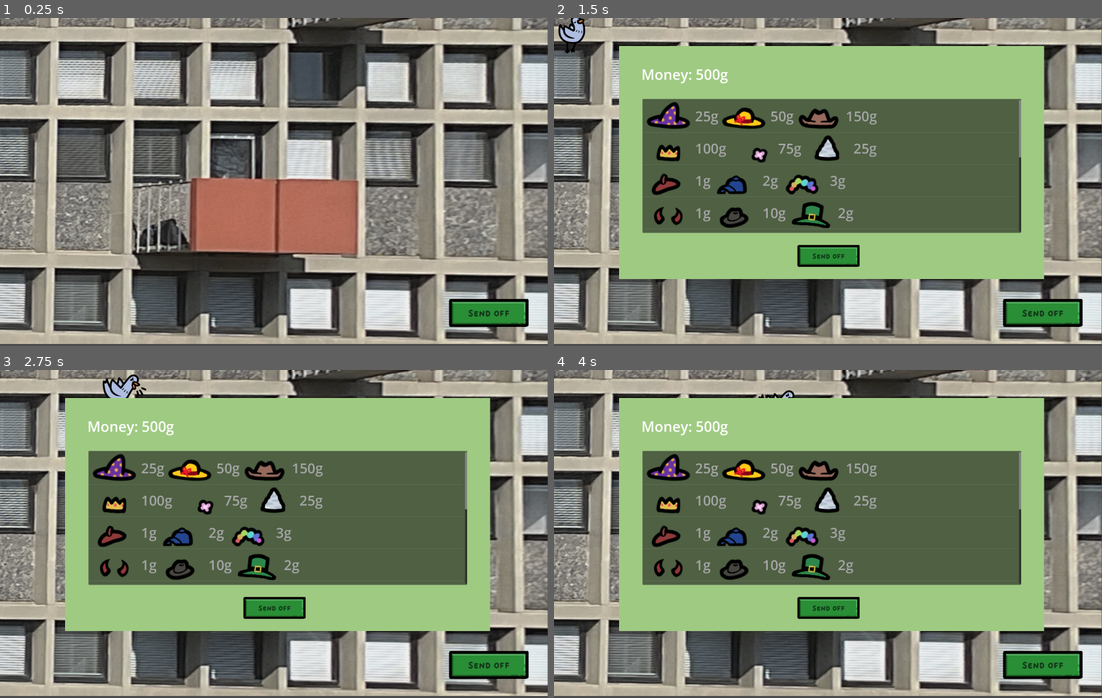
Above: before the commit, frames 1-4 (two rows, left to right).
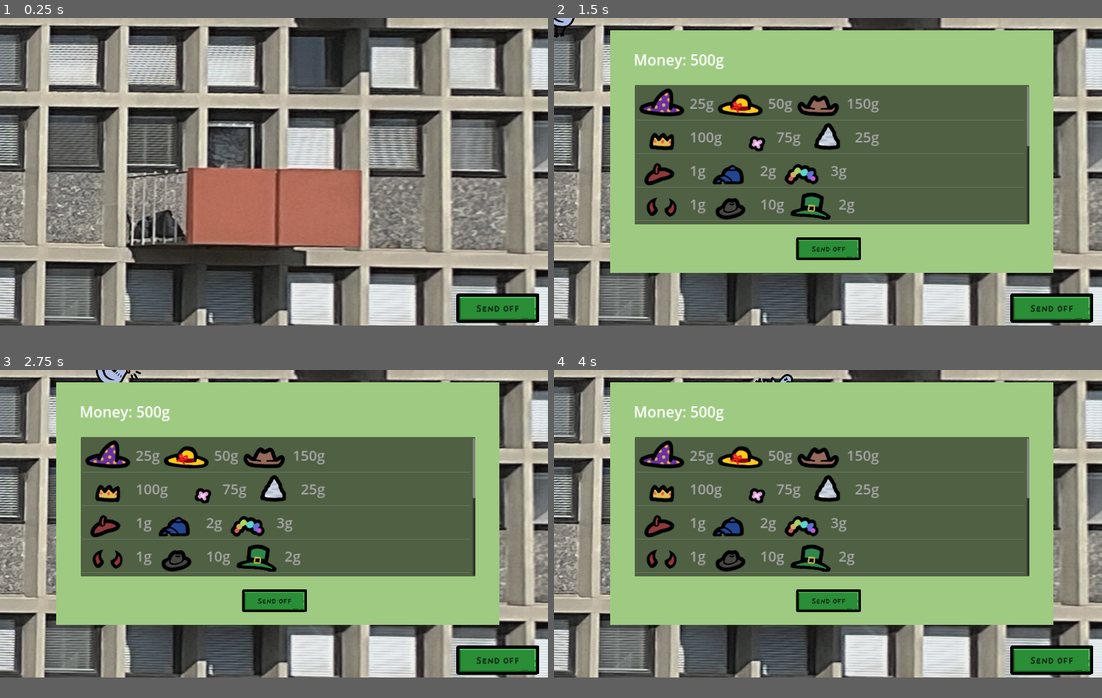
Above: after the commit, the same moments.

Repository: CharredCoall/DIS-WebApp
Game: Godot game, scene res://hotel.tscn
The game is run twice, just before and just after one commit, with the same random seed, the same clock (stepped at 60 frames per second) and the same inputs.
Inputs (mouse positions are in pixels of both pictures, inside the frame that each line leads up to; where the layout moved, square brackets give the same spot in the first picture):
- Up to frame 1 (0.25 s): no input
- Up to frame 2 (1.5 s): click "Money: 500g" at 0.5 s; click (828, 264) [828, 257] at 1.25 s
- Up to frame 3 (2.75 s): click (43, 373) [49, 389] at 2 s
- Up to frame 4 (4 s): hold Right (right) 2.78-3.53 s; tap Space (space) at 2.85, 3.6 s; hold Left (left) from 3.53 s (still down)
In our replay, the window is 800x480 before the commit and 800x450 after it. These sizes can differ from the game's own. Grey fills any space a smaller window leaves; there, only what the larger window draws over its background counts as a difference.

The runs differ from the first frame. In frame 1, 59% of the frame differs, in the area x 0-100%, y 0-100%; in frame 2, 46%; in frame 3, 46%; in frame 4, 46%.

Commit message:
Change screen size of godot Import login Scene to main godot

Diff:
--- /dev/null
+++ b/Godot/Cancel.gd
@@ -0,0 +1,15 @@
+extends Button
+
+
+# Called when the node enters the scene tree for the first time.
+func _ready():
+	pass # Replace with function body.
+
+
+# Called every frame. 'delta' is the elapsed time since the previous frame.
+func _process(delta):
+	pass
+
+
+func _pressed():
+	%GameManager._close_logintab()
--- /dev/null
+++ b/Godot/GameManager.gd
@@ -0,0 +1,55 @@
+extends Node
+
+var current_user := ""
+var current_user_id := -1
+var url = "http://127.0.0.1:5000/"
+var http_ready := true
+var cookie := ""
+
+# Called when the node enters the scene tree for the first time.
+func _ready():
+	$Label.text = current_user + " " + str(current_user_id)
+	$HTTPRequest.request_completed.connect(self._on_request_completed)
+
+
+# Called every frame. 'delta' is the elapsed time since the previous frame.
+func _process(delta):
+	pass
+
+func _open_logintab():
+	$LoginTab/LoginAnimation.play("ZoomLoginTab")
+
+
+func _close_logintab():
+	$LoginTab/LoginAnimation.play_backwards("ZoomLoginTab")
+
+
+func _start_request(route, method, data):
+	if http_ready :
+		var error = $HTTPRequest.request(url + route, ["Content-Type: application/json","Cookie: " + cookie], method, JSON.stringify(data))
+		if error != OK:
+			push_error("An error occurred in the HTTP request.")
+		http_ready = false
+
+func _on_request_completed(result, response_code, headers, body):
+	var header_dict = {}
+	var regex = RegEx.new()
+	regex.compile(r"(\b[^:]*\b): (.*)")
+	for header in headers:
+		result = regex.search(header)
+		header_dict[result.get_string(1)] = result.get_string(2)
+	if 'Set-Cookie' in header_dict :
+		cookie = header_dict['Set-Cookie']
+	http_ready = true
+	var body_string = body.get_string_from_utf8()
+	var json = JSON.parse_string(body_string)
+	print(json)
+	if typeof(json) == TYPE_BOOL :
+		if json :
+			_start_request("/load_game",HTTPClient.METHOD_GET, {"user": $LoginTab/UsernameField.text})
+	elif typeof(json) == TYPE_DICTIONARY :
+		current_user = json["userData"][1]
+		current_user_id = json["userData"][0]
+		$Label.text = current_user + " " + str(current_user_id)
+	elif response_code == 200 :
+			_start_request("/load_game",HTTPClient.METHOD_GET, {"user": $LoginTab/UsernameField.text})
--- /dev/null
+++ b/Godot/LoginTab.gd
@@ -0,0 +1,18 @@
+extends Panel
+
+
+# Called when the node enters the scene tree for the first time.
+func _ready():
+	pass # Replace with function body.
+
+
+# Called every frame. 'delta' is the elapsed time since the previous frame.
+func _process(delta):
+	pass
+
+
+func _new_login():
+	%GameManager._start_request("/user", HTTPClient.METHOD_POST, {"username": $UsernameField.text, "pass": $PasswordField.text})
+
+func _login():
+	%GameManager._start_request("/user", HTTPClient.METHOD_GET, {"username": $UsernameField.text, "pass": $PasswordField.text})
--- /dev/null
+++ b/Godot/New user.gd
@@ -0,0 +1,11 @@
+extends TextureButton
+
+
+# Called when the node enters the scene tree for the first time.
+func _ready():
+	pass # Replace with function body.
+
+
+# Called every frame. 'delta' is the elapsed time since the previous frame.
+func _process(delta):
+	pass
--- /dev/null
+++ b/Godot/TextureButton.gd
@@ -0,0 +1,15 @@
+extends TextureButton
+
+
+# Called when the node enters the scene tree for the first time.
+func _ready():
+	pass # Replace with function body.
+
+
+# Called every frame. 'delta' is the elapsed time since the previous frame.
+func _process(delta):
+	pass
+
+
+func _pressed():
+	%GameManager._open_logintab()
--- /dev/null
+++ b/Godot/login.tscn
@@ -0,0 +1,178 @@
+[gd_scene load_steps=14 format=3 uid="uid://cnwjaor4y88uj"]
+
+[ext_resource type="Script" path="res://GameManager.gd" id="1_u5bux"]
+[ext_resource type="VideoStream" path="res://Art/Videos/Dream_2.ogv" id="2_fsb6m"]
+[ext_resource type="Texture2D" uid="uid://dg6a4ote08135" path="res://Art/PlayButton.png" id="3_q3ffk"]
+[ext_resource type="Texture2D" uid="uid://kwv2opb4nhcf" path="res://Art/PlayButtonHover.png" id="4_7uhwf"]
+[ext_resource type="Script" path="res://TextureButton.gd" id="5_215qw"]
+[ext_resource type="Script" path="res://Cancel.gd" id="6_goepl"]
+[ext_resource type="Script" path="res://LoginTab.gd" id="6_xnvtr"]
+[ext_resource type="Script" path="res://New user.gd" id="8_5r2uc"]
+
+[sub_resource type="GDScript" id="GDScript_p6d1r"]
+script/source = "extends VideoStreamPlayer
+
+
+# Called when the node enters the scene tree for the first time.
+func _ready():
+	play()
+
+
+# Called every frame. 'delta' is the elapsed time since the previous frame.
+func _process(delta):
+	pass
+"
+
+[sub_resource type="Theme" id="Theme_b247d"]
+
+[sub_resource type="Animation" id="Animation_o0h83"]
+resource_name = "ZoomLoginTab"
+length = 0.5
+tracks/0/type = "value"
+tracks/0/imported = false
+tracks/0/enabled = true
+tracks/0/path = NodePath(".:position")
+tracks/0/interp = 1
+tracks/0/loop_wrap = true
+tracks/0/keys = {
+"times": PackedFloat32Array(0, 0.5),
+"transitions": PackedFloat32Array(1, 1),
+"update": 0,
+"values": [Vector2(728, 1200), Vector2(728, 304)]
+}
+
+[sub_resource type="Animation" id="Animation_u1wmu"]
+length = 0.001
+
+[sub_resource type="AnimationLibrary" id="AnimationLibrary_pb227"]
+_data = {
+"RESET": SubResource("Animation_u1wmu"),
+"ZoomLoginTab": SubResource("Animation_o0h83")
+}
+
+[node name="LoginScreen" type="Node2D"]
+
+[node name="GameManager" type="Node" parent="."]
+unique_name_in_owner = true
+script = ExtResource("1_u5bux")
+
+[node name="VideoStreamPlayer" type="VideoStreamPlayer" parent="GameManager"]
+anchors_preset = 15
+anchor_right = 1.0
+anchor_bottom = 1.0
+offset_right = -819.0
+offset_bottom = -497.0
+grow_horizontal = 2
+grow_vertical = 2
+scale = Vector2(1.74327, 1.85106)
+stream = ExtResource("2_fsb6m")
+autoplay = true
+expand = true
+loop = true
+script = SubResource("GDScript_p6d1r")
+
+[node name="TextureButton" type="TextureButton" parent="GameManager/VideoStreamPlayer"]
+layout_mode = 1
+anchors_preset = 8
+anchor_left = 0.5
+anchor_top = 0.5
+anchor_right = 0.5
+anchor_bottom = 0.5
+offset_left = -93.5
+offset_top = -37.0
+offset_right = 291.5
+offset_bottom = 102.0
+grow_horizontal = 2
+grow_vertical = 2
+scale = Vector2(0.479999, 0.520001)
+focus_mode = 0
+texture_normal = ExtResource("3_q3ffk")
+texture_pressed = ExtResource("4_7uhwf")
+texture_hover = ExtResource("3_q3ffk")
+script = ExtResource("5_215qw")
+
+[node name="LoginTab" type="Panel" parent="GameManager"]
+anchors_preset = 8
+anchor_left = 0.5
+anchor_top = 0.5
+anchor_right = 0.5
+anchor_bottom = 0.5
+offset_left = -257.0
+offset_top = 586.0
+offset_right = 1.99994
+offset_bottom = 922.0
+grow_horizontal = 2
+grow_vertical = 2
+scale = Vector2(1.88966, 1.99421)
+theme = SubResource("Theme_b247d")
+script = ExtResource("6_xnvtr")
+
+[node name="UsernameField" type="LineEdit" parent="GameManager/LoginTab"]
+layout_mode = 0
+offset_left = 45.0
+offset_top = 56.0
+offset_right = 197.0
+offset_bottom = 98.0
+placeholder_text = "Username"
+
+[node name="PasswordField" type="LineEdit" parent="GameManager/LoginTab"]
+layout_mode = 0
+offset_left = 45.0
+offset_top = 142.0
+offset_right = 197.0
+offset_bottom = 184.0
+placeholder_text = "Password"
+secret = true
+
+[node name="LoginAnimation" type="AnimationPlayer" parent="GameManager/LoginTab"]
+libraries = {
+"": SubResource("AnimationLibrary_pb227")
+}
+
+[node name="Cancel" type="Button" parent="GameManager/LoginTab"]
+layout_mode = 1
+anchors_preset = 1
+anchor_left = 1.0
+anchor_right = 1.0
+offset_left = -29.0
+offset_top = 7.0
+offset_right = -11.0
+offset_bottom = 23.0
+grow_horizontal = 0
+script = ExtResource("6_goepl")
+
+[node name="New user" type="TextureButton" parent="GameManager/LoginTab"]
+layout_mode = 0
+offset_left = 20.0
+offset_top = 250.0
+offset_right = 405.0
+offset_bottom = 389.0
+scale = Vector2(0.249953, 0.274566)
+texture_normal = ExtResource("3_q3ffk")
+texture_pressed = ExtResource("4_7uhwf")
+texture_hover = ExtResource("3_q3ffk")
+script = ExtResource("8_5r2uc")
+
+[node name="Login" type="TextureButton" parent="GameManager/LoginTab"]
+layout_mode = 0
+offset_left = 139.0
+offset_top = 250.0
+offset_right = 524.0
+offset_bottom = 389.0
+scale = Vector2(0.243864, 0.278389)
+texture_normal = ExtResource("3_q3ffk")
+texture_pressed = ExtResource("4_7uhwf")
+texture_hover = ExtResource("3_q3ffk")
+
+[node name="Label" type="Label" parent="GameManager"]
+offset_left = 121.0
+offset_top = 36.0
+offset_right = 152.0
+offset_bottom = 59.0
+scale = Vector2(5.47354, 3.80124)
+theme_override_colors/font_color = Color(0, 0, 0, 1)
+
+[node name="HTTPRequest" type="HTTPRequest" parent="GameManager"]
+
+[connection signal="pressed" from="GameManager/LoginTab/New user" to="GameManager/LoginTab" method="_new_login"]
+[connection signal="pressed" from="GameManager/LoginTab/Login" to="GameManager/LoginTab" method="_login"]
--- a/Godot/project.godot
+++ b/Godot/project.godot
@@ -21,8 +21,10 @@
 
 [display]
 
-window/size/viewport_width=2000
-window/size/viewport_height=1200
+window/size/viewport_width=1920
+window/size/viewport_height=1080
+window/size/mode=2
+window/stretch/mode="canvas_items"
 
 [input]
 
Binary file added: Godot/Art/PlayButton.png
Not shown, added: Godot/Art/PlayButton.png.import
Binary file added: Godot/Art/PlayButtonHover.png
Not shown, added: Godot/Art/PlayButtonHover.png.import
Not shown, added: Godot/Art/Videos/Dream_2.ogv
